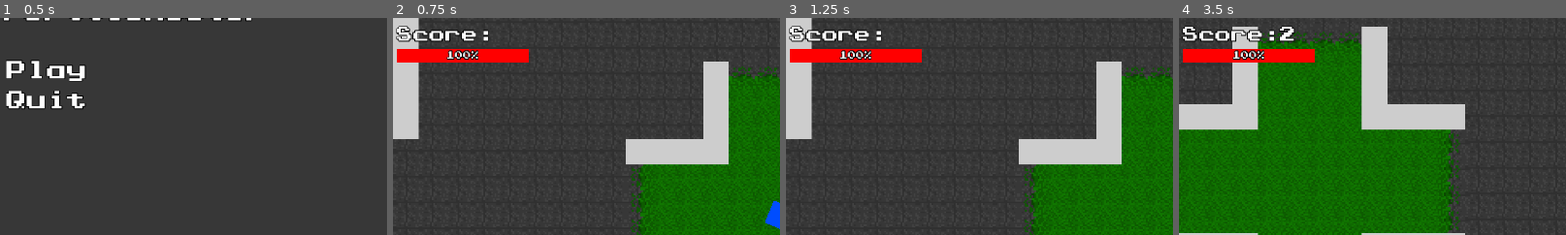
Above: before the commit, frames 1-4 (left to right).
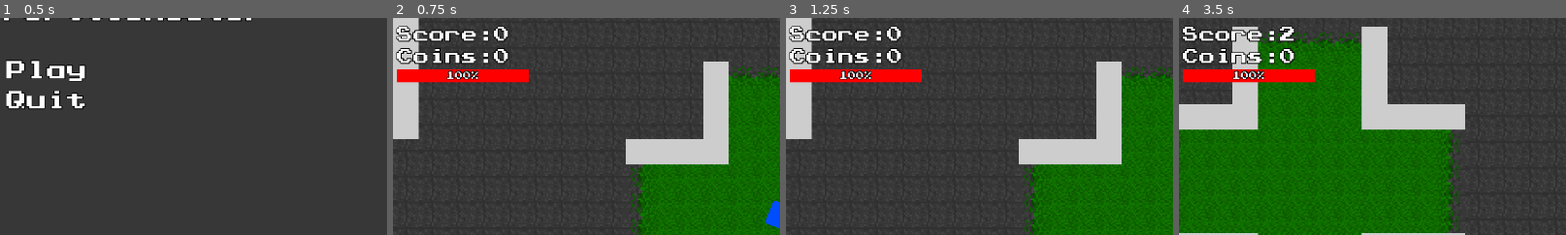
Above: after the commit, the same moments.

Repository: Kirottu/perttishooter
Game: Godot game, scene res://Scenes/MainMenu.tscn
Same seed, same stepped clock (60 frames per second), same inputs: the game is played once before the commit and once after it.
Inputs (mouse positions are % of the whole screen's width and height, from its top left):
- Up to frame 1 (0.5 s): no input
- Up to frame 2 (0.75 s): click "Play" at 0.5 s
- Up to frame 3 (1.25 s): no input
- Up to frame 4 (3.5 s): tap Enter at 1.25 s; move the mouse to (72, 45) at 1.27 s; hold D (right) 1.28-2.03 s; hold Space (fire) 1.28-2.03 s; move the mouse to (30, 55) at 2.02 s; hold S (down) 2.03-2.78 s; tap Space (fire) at 2.1 s; move the mouse to (60, 28) at 2.77 s; hold D (right) from 2.78 s (still down); hold Space (fire) from 2.78 s (still down)
The pictures show only the part of the screen within x 0-50%, y 4-54%; the shares and areas given below are measured in that part.

Frame 1 is identical in both runs. In frame 2, 4.5% of the frame differs, in the area x 0-36%, y 3-30%; in frame 3, 4.5%; in frame 4, 4.4%.

Commit message:
Added coin collecion, refined close proximity follow and some other bits and pieces

Diff:
--- a/Scenes/Enemy.tscn
+++ b/Scenes/Enemy.tscn
@@ -6,19 +6,17 @@
 [ext_resource path="res://Assets/Audio/explosion.wav" type="AudioStream" id=4]
 [ext_resource path="res://Assets/Audio/hurt.wav" type="AudioStream" id=5]
 
-
-
-[sub_resource type="RectangleShape2D" id=4]
+[sub_resource type="RectangleShape2D" id=1]
 extents = Vector2( 30, 30 )
 
-[sub_resource type="RectangleShape2D" id=5]
+[sub_resource type="RectangleShape2D" id=2]
 extents = Vector2( 31, 31 )
 
-[sub_resource type="NavigationPolygon" id=8]
+[sub_resource type="NavigationPolygon" id=3]
 vertices = PoolVector2Array( 0, 0, 64, 0, 64, 64, 0, 64 )
 polygons = [ PoolIntArray( 0, 1, 2, 3 ) ]
 
-[sub_resource type="TileSet" id=9]
+[sub_resource type="TileSet" id=4]
 1/name = "black_rectangle.png 1"
 1/texture = ExtResource( 3 )
 1/tex_offset = Vector2( 0, 0 )
@@ -35,14 +33,11 @@
 1/shapes = [  ]
 1/z_index = 0
 
-[sub_resource type="RayShape2D" id=6]
-length = 300.0
-
 [node name="Enemy" type="KinematicBody2D"]
 script = ExtResource( 2 )
 
 [node name="CollisionShape2D" type="CollisionShape2D" parent="."]
-shape = SubResource( 4 )
+shape = SubResource( 1 )
 
 [node name="Sprite" type="Sprite" parent="."]
 scale = Vector2( 0.06, 0.06 )
@@ -66,12 +61,4 @@
 
 [node name="Explosion" type="AudioStreamPlayer2D" parent="."]
 stream = ExtResource( 4 )
-
-[node name="PerttiDetector" type="Area2D" parent="."]
-
-[node name="CollisionShape2D" type="CollisionShape2D" parent="PerttiDetector"]
-rotation = -1.5708
-shape = SubResource( 6 )
 [connection signal="body_entered" from="Collision" to="." method="_on_Area2D_body_entered"]
-[connection signal="body_entered" from="PerttiDetector" to="." method="_on_PerttiDetector_body_entered"]
-[connection signal="body_exited" from="PerttiDetector" to="." method="_on_PerttiDetector_body_exited"]
--- a/Scenes/Level.tscn
+++ b/Scenes/Level.tscn
@@ -164,9 +164,9 @@
 
 [node name="ProgressBar" type="ProgressBar" parent="HUD/HUD"]
 margin_left = 10.0
-margin_top = 125.0
+margin_top = 175.0
 margin_right = 336.0
-margin_bottom = 158.0
+margin_bottom = 208.0
 custom_styles/fg = SubResource( 4 )
 custom_styles/bg = SubResource( 5 )
 custom_fonts/font = SubResource( 6 )
@@ -194,6 +194,17 @@
 margin_bottom = 141.0
 custom_fonts/font = SubResource( 8 )
 text = "Score:"
+__meta__ = {
+"_edit_use_anchors_": false
+}
+
+[node name="Coins" type="Label" parent="HUD/HUD"]
+margin_left = 10.0
+margin_top = 125.0
+margin_right = 344.0
+margin_bottom = 196.0
+custom_fonts/font = SubResource( 8 )
+text = "Coins:"
 __meta__ = {
 "_edit_use_anchors_": false
 }
--- a/Scripts/Enemy.gd
+++ b/Scripts/Enemy.gd
@@ -1,4 +1,6 @@
 extends KinematicBody2D
+
+signal destroyed
 
 onready var nav_2d = $Navigation2D
 onready var hurt_sound = $Hurt
@@ -15,6 +17,7 @@
 var destroyed = false
 
 func _ready():
+	connect("destroyed", get_parent(), "_on_Enemy_destroyed")
 	# Do not process right away as that would cause problems, randomize to unsync the calculation, and hopefully unstrain the cpu
 	set_process(false)
 	rng.randomize()
@@ -39,6 +42,10 @@
 	else:
 		path_update_timer -= 1
 
+	if position.distance_to(pertti.position) <= Settings.close_proximity_follow_distance:
+		pertti_in_sight = true
+	else:
+		pertti_in_sight = false
 	if !pertti_in_sight and health != 0:
 		move_along_path(Settings.enemy_speed * 0.02)
 	# Switch to close proximity follow for better close quarters following
@@ -60,6 +67,7 @@
 			destroyed = true
 			explosion.play()
 			set_process(false)
+			emit_signal("destroyed")
 			yield(get_tree().create_timer(1.5), "timeout")
 			# Queue for deletion in the next frame when health == 0
 			queue_free()
@@ -126,13 +134,5 @@
 		path_length_to_pertti =  Settings.minimum_path_delay / Settings.update_delay_factor
 	# print(path_length_to_pertti * Settings.update_delay_factor)
 
-func _on_PerttiDetector_body_entered(body):
-	if body.name == "Pertti":
-		pertti_in_sight = true
-
-func _on_PerttiDetector_body_exited(body):
-	if body.name == "Pertti":
-		pertti_in_sight = false
-
 func _on_Pertti_gameover():
 	queue_free()
--- a/Scripts/Level.gd
+++ b/Scripts/Level.gd
@@ -14,6 +14,7 @@
 onready var tower_health_bar = $HUD/HUD/ProgressBar
 onready var respawn_label = $HUD/HUD/RespawnLabel
 onready var under_attack_label = $HUD/HUD/UnderAttackLabel
+onready var coin_label = $HUD/HUD/Coins
 
 # Other variables
 var gameover = false
@@ -51,6 +52,8 @@
 	health_label.text = "Health:" + str(Settings.pertti_health)
 
 	Settings.score = 0
+	score_label.text = "Score:" + str(Settings.score)
+	coin_label.text = "Coins:" + str(Settings.coins)
 	score_timer = Timer.new()
 	add_child(score_timer)
 	score_timer.connect("timeout", self, "_increase_score")
@@ -203,3 +206,7 @@
 		tower_under_attack = false
 		under_attack_label.visible = false
 		tower_damage_interval = Settings.tower_damage_interval
+
+func _on_Enemy_destroyed():
+	Settings.coins += 1
+	coin_label.text = "Coins:" + str(Settings.coins)
--- a/Scripts/Settings.gd
+++ b/Scripts/Settings.gd
@@ -17,6 +17,7 @@
 var respawn_delay = 3
 var warning_flash_interval = 0.08
 
+var close_proximity_follow_distance = 300
 var tower_health = 50
 var tower_damage_interval = 30
 var attack_initalization_period = 1
@@ -30,3 +31,4 @@
 var tower_enemy_probability = 40
 
 var score = 0
+var coins = 0
--- a/Scripts/Tower_Enemy.gd
+++ b/Scripts/Tower_Enemy.gd
@@ -11,10 +11,12 @@
 var destroyed = false
 
 signal exited
+signal destroyed
 
 func _ready():
 	path = nav_2d.get_simple_path(position, tower.position)
 	connect("exited", get_parent(), "_on_Tower_Enemy_exited")
+	connect("destroyed", get_parent(), "_on_Enemy_destroyed")
 	get_parent().connect("core_destroyed", self, "_on_Level_core_destroyed")
 
 func _process(delta):
Not shown: 3 places in Scenes/Enemy.tscn that only renumber resources
